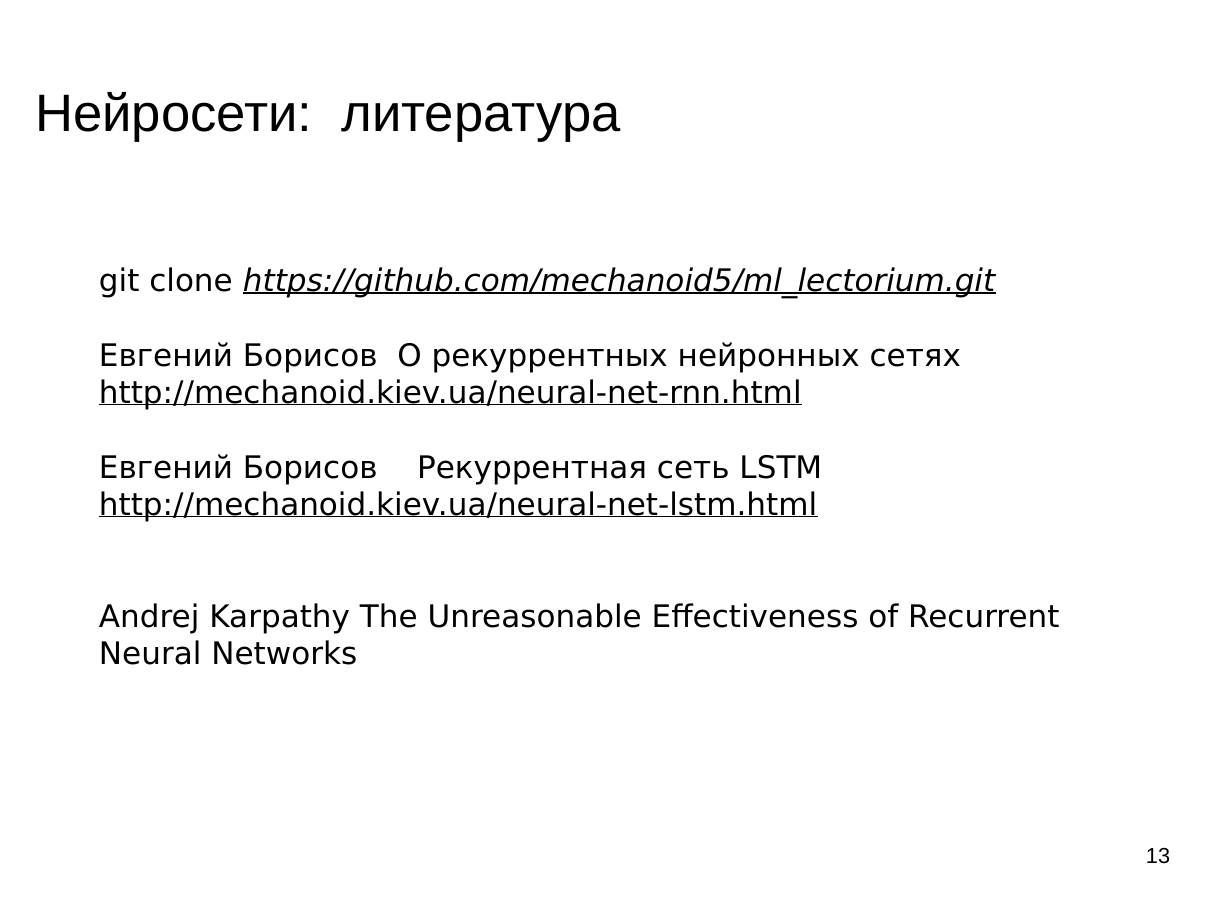
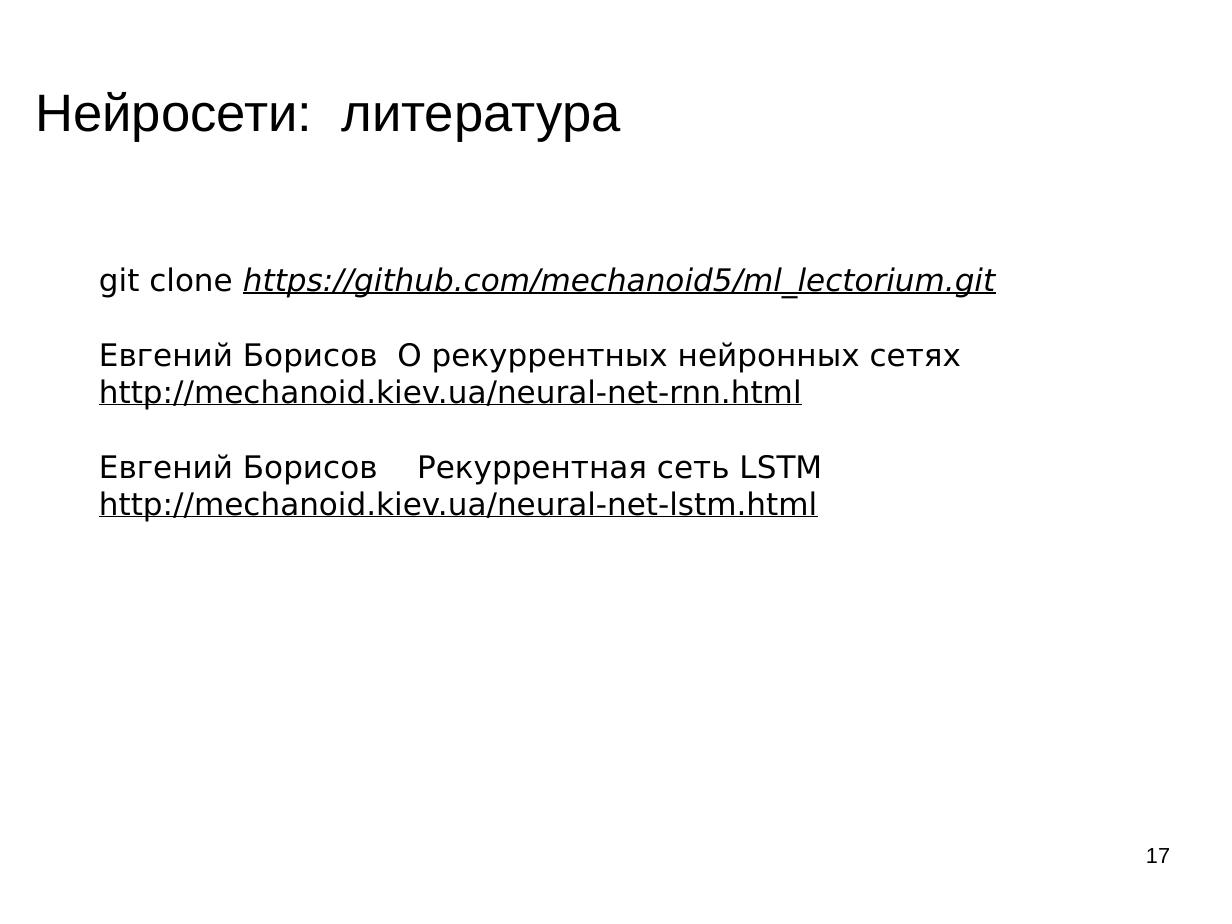
Before and after one commit to mechanoid5/ml_lectorium_legacy, a slide deck: slide 17 of 18-recurrent-ann.odp (slide 13 before the commit). Drawn at 1232x924 pixels with LibreOffice and Linux fonts; fonts in the diff are those of the drawing; background and template pictures are left out. Boxes give left, top, right and bottom in pixels: in the first picture for what was removed or moved away, otherwise in the second. Text is boxed around its words. In the diff, an @@ line names an element or a change of style, - is before the commit and + after.

```diff
--- a/18-recurrent-ann.odp
+++ b/18-recurrent-ann.odp
@@ text at (99,603,1059,665): paragraph removed @@
-Andrej Karpathy The Unreasonable Effectiveness of Recurrent Neural Networks
@@ page number at (1146,848,1170,863): text changed @@
-13
+17
```
Also in this commit, not shown: 2 other slides changed, 7 slides added, 3 slides removed.
